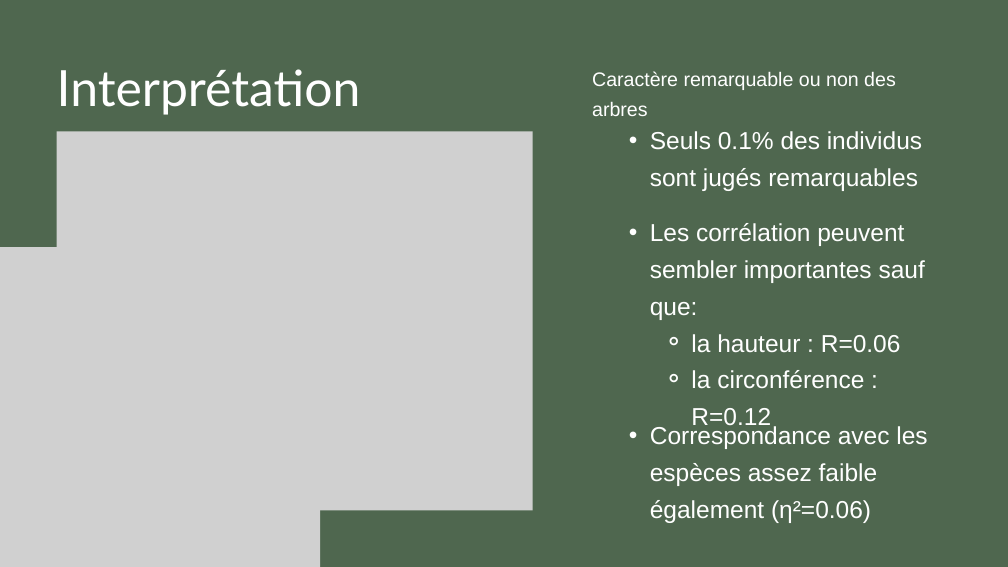
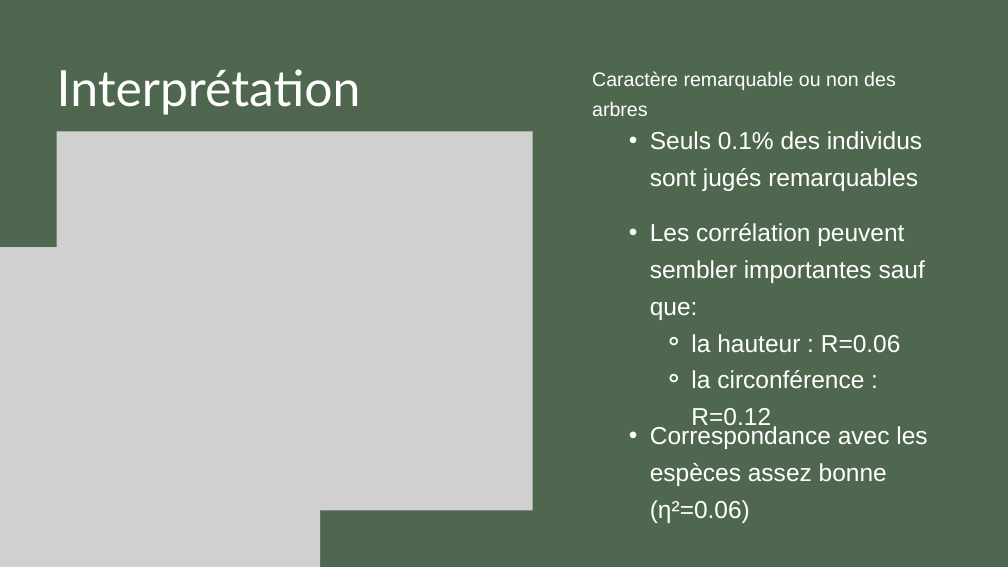
Before and after one commit to GrgMdmn/OpenClassrooms_AI_Projects, a slide deck: slide 18 of Project_2/soutenance_projet2.pptx. Drawn at 1008x567 pixels with LibreOffice and Linux fonts; fonts in the diff are those of the drawing; grey boxes stand for pictures. Boxes give left, top, right and bottom in pixels: in the first picture for what was removed or moved away, otherwise in the second. Text is boxed around its words. In the diff, an @@ line names an element or a change of style, - is before the commit and + after.

```diff
--- a/Project_2/soutenance_projet2.pptx
+++ b/Project_2/soutenance_projet2.pptx
@@ text at (x1=650, y1=424, x2=927, y2=523): text changed @@
-  • Correspondance avec les espèces assez faible également (η²=0.06)
+  • Correspondance avec les espèces assez bonne (η²=0.06)
```
Also in this commit, not shown: 3 other slides changed, 4 other files.
